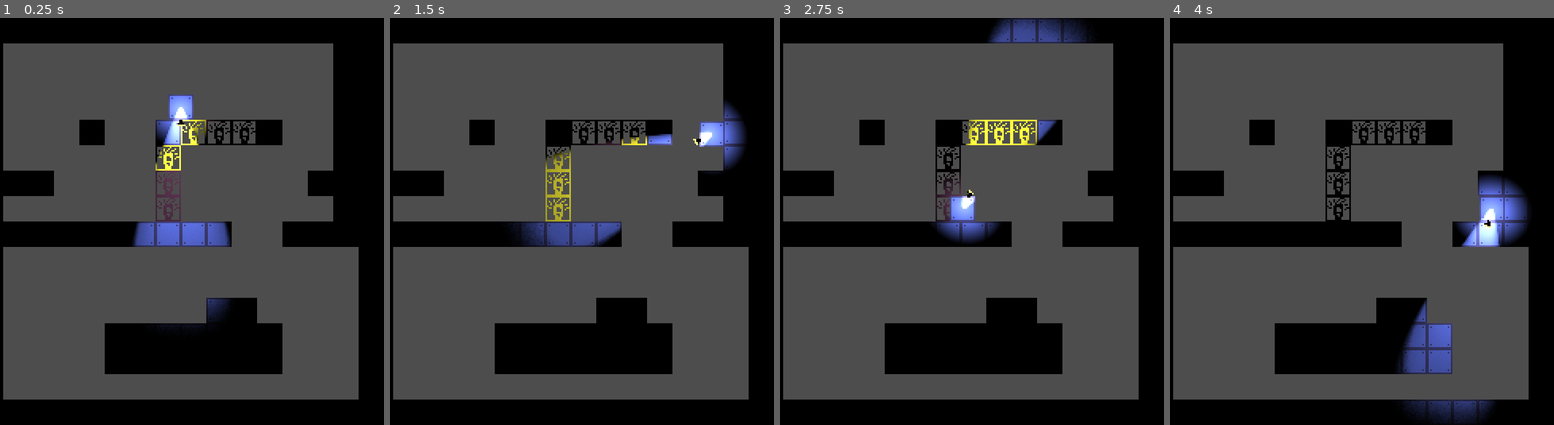
Above: before the commit, frames 1-4 (left to right).
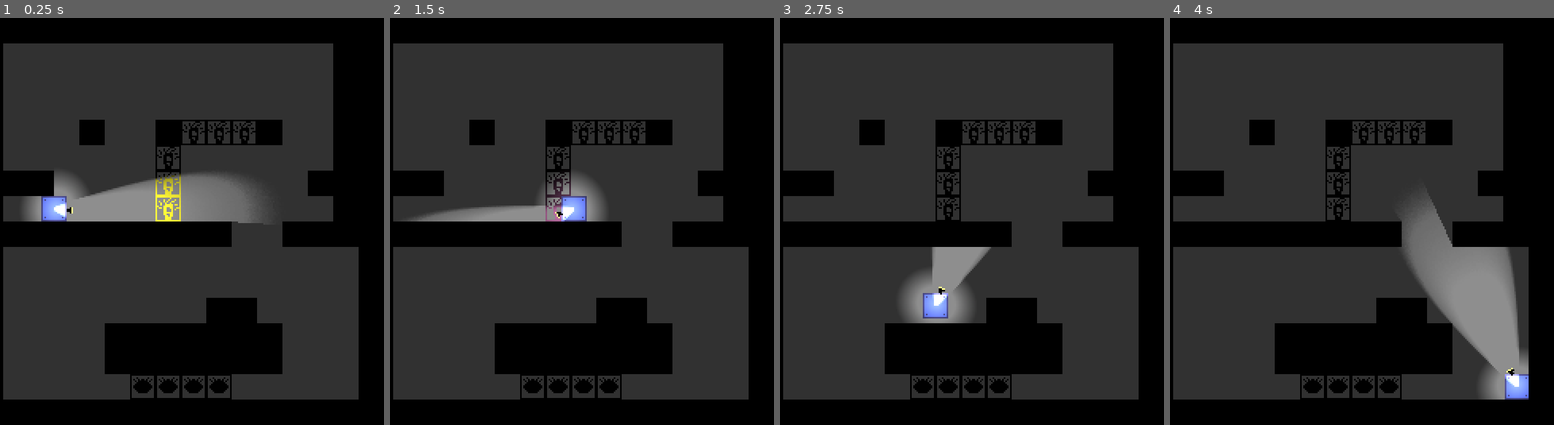
Above: after the commit, the same moments.

Repository: DylanPerry2098/ScreenTear
Game: Godot game, scene res://scenes/levels/test_room.tscn
Same seed, same stepped clock (60 frames per second), same inputs: the game is played once before the commit and once after it.
Inputs (mouse positions are in pixels of both pictures, inside the frame that each line leads up to):
- Up to frame 1 (0.25 s): no input
- Up to frame 2 (1.5 s): tap Enter at 0.5 s; move the mouse to (658, 201) at 0.52 s; hold D (move_right) from 0.53 s (still down); tap E (interact) at 0.6, 1.35 s; tap Space (jump) at 0.77 s; move the mouse to (489, 241) at 1.27 s
- Up to frame 3 (2.75 s): tap Space (jump) at 1.52 s; move the mouse to (1002, 131) at 2.02 s; release D (move_right) at 2.03 s; hold A (move_left) from 2.03 s (still down); tap E (interact) at 2.1 s
- Up to frame 4 (4 s): move the mouse to (1331, 302) at 2.77 s; release A (move_left) at 2.78 s; hold D (move_right) from 2.78 s (still down); tap E (interact) at 2.85, 3.6 s; tap Space (jump) at 3.02, 3.77 s; move the mouse to (1473, 282) at 3.52 s

The runs differ from the first frame. In frame 1, 64% of the frame differs, in the area x 0-94%, y 6-94%; in frame 2, 65%; in frame 3, 65%; in frame 4, 66%, in the area x 0-94%, y 6-100%.

Commit message:
impermenant blocks & fancy lighting

Diff:
--- a/scenes/characters/player.tscn
+++ b/scenes/characters/player.tscn
@@ -81,4 +81,6 @@
 rotation = -3.1415925
 scale = Vector2(0.18611793, 0.2064088)
 energy = 1.85
+shadow_enabled = true
+shadow_color = Color(0, 0, 0, 0.74509805)
 texture = ExtResource("11_2l4js")
--- a/scenes/gizmos/flashlight.tscn
+++ b/scenes/gizmos/flashlight.tscn
@@ -11,6 +11,8 @@
 [node name="PointLight2D" type="PointLight2D" parent="." unique_id=21381727]
 scale = Vector2(0.25, 0.25)
 energy = 4.5
+shadow_enabled = true
+shadow_color = Color(0, 0, 0, 1)
 texture = ExtResource("1_n646v")
 offset = Vector2(300, -5)
 
--- a/scenes/levels/test_room.tscn
+++ b/scenes/levels/test_room.tscn
@@ -4,6 +4,8 @@
 [ext_resource type="Texture2D" uid="uid://cimod6todc0ct" path="res://assets/physical_block.png" id="2_knmjg"]
 [ext_resource type="PackedScene" uid="uid://beyip80fsaqxw" path="res://scenes/characters/player.tscn" id="3_gyqsl"]
 [ext_resource type="Texture2D" uid="uid://ded8qt6oksnny" path="res://assets/dark_light_block.png" id="3_knmjg"]
+[ext_resource type="Texture2D" uid="uid://2tnhi35ip01" path="res://assets/impermenant.png" id="4_asmw1"]
+[ext_resource type="Texture2D" uid="uid://bh5mvh4mcrglb" path="res://assets/impermenant_seen.png" id="5_sa601"]
 
 [sub_resource type="TileSetAtlasSource" id="TileSetAtlasSource_knmjg"]
 texture = ExtResource("1_anjkr")
@@ -11,9 +13,13 @@
 0:0/0/physics_layer_0/polygon_0/points = PackedVector2Array(-8, -8, 8, -8, 8, 8, -8, 8)
 0:0/0/physics_layer_1/polygon_0/points = PackedVector2Array(-8, -8, 8, -8, 8, 8, -8, 8)
 
+[sub_resource type="OccluderPolygon2D" id="OccluderPolygon2D_asmw1"]
+polygon = PackedVector2Array(-8, -8, 8, -8, 8, 8, -8, 8)
+
 [sub_resource type="TileSetAtlasSource" id="TileSetAtlasSource_oqbmf"]
 texture = ExtResource("2_knmjg")
 0:0/0 = 0
+0:0/0/occlusion_layer_0/polygon_0/polygon = SubResource("OccluderPolygon2D_asmw1")
 0:0/0/physics_layer_0/polygon_0/points = PackedVector2Array(-8, -8, 8, -8, 8, 8, -8, 8)
 
 [sub_resource type="TileSetAtlasSource" id="TileSetAtlasSource_asmw1"]
@@ -21,22 +27,42 @@
 0:0/0 = 0
 0:0/0/physics_layer_1/polygon_0/points = PackedVector2Array(-8, -8, 8, -8, 8, 8, -8, 8)
 
+[sub_resource type="TileSetAtlasSource" id="TileSetAtlasSource_ff50h"]
+texture = ExtResource("4_asmw1")
+0:0/0 = 0
+0:0/0/physics_layer_1/polygon_0/points = PackedVector2Array(-8, -8, 8, -8, 8, 8, -8, 8)
+
+[sub_resource type="TileSetAtlasSource" id="TileSetAtlasSource_s3biy"]
+texture = ExtResource("5_sa601")
+0:0/0 = 0
+0:0/0/physics_layer_0/polygon_0/points = PackedVector2Array(-8, -8, 8, -8, 8, 8, -8, 8)
+0:0/0/physics_layer_1/polygon_0/points = PackedVector2Array(-8, -8, 8, -8, 8, 8, -8, 8)
+
 [sub_resource type="TileSet" id="TileSet_i31h3"]
+occlusion_layer_0/light_mask = 1
+occlusion_layer_0/sdf_collision = true
 physics_layer_0/collision_layer = 1
 physics_layer_1/collision_layer = 8
 physics_layer_1/collision_mask = 8
 sources/1 = SubResource("TileSetAtlasSource_oqbmf")
 sources/0 = SubResource("TileSetAtlasSource_knmjg")
 sources/2 = SubResource("TileSetAtlasSource_asmw1")
+sources/4 = SubResource("TileSetAtlasSource_s3biy")
+sources/3 = SubResource("TileSetAtlasSource_ff50h")
 
 [node name="TestRoom" type="Node2D" unique_id=2089002660]
 
+[node name="ColorRect" type="ColorRect" parent="." unique_id=1516038014]
+offset_right = 256.0
+offset_bottom = 256.0
+color = Color(1, 1, 1, 0.3647059)
+
 [node name="TileMapLayer" type="TileMapLayer" parent="." unique_id=1719518811]
-tile_map_data = PackedByteArray("AAAAAAgAAQAAAAAAAAABAAgAAQA …(1648 unchanged characters)… AAAAAAAAJAAsAAQAAAAAAAAAKAAsAAQAAAAAAAAA=")
+tile_map_data = PackedByteArray("AAAAAAgAAQAAAAAAAAABAAgAAQA …(1648 unchanged characters)… AAAAAAAAJAAsAAQAAAAAAAAAKAAsAAQAAAAAAAAAGAA4AAwAAAAAAAAAHAA4AAwAAAAAAAAAIAA4AAwAAAAAAAAAJAA4AAwAAAAAAAAA=")
 tile_set = SubResource("TileSet_i31h3")
 
 [node name="CanvasModulate" type="CanvasModulate" parent="." unique_id=676089084]
 color = Color(0, 0, 0, 1)
 
 [node name="Player" parent="." unique_id=366328777 instance=ExtResource("3_gyqsl")]
-position = Vector2(128, 48)
+position = Vector2(48, 120)
--- a/scripts/player/flashlight.gd
+++ b/scripts/player/flashlight.gd
@@ -26,7 +26,6 @@
 	var halfDegreeCone = round(float(degreeCone)/2)
 	for deg in range(-halfDegreeCone,halfDegreeCone+1,5):
 		_newCast = RayCast2D.new()
-		_newCast.set_collision_mask_value(Layers.PhysicsLayer.PHYSICAL, false)
 		_newCast.set_collision_mask_value(Layers.PhysicsLayer.LIGHT_BLOCK, true)
 		# _newCast.hit_from_inside = true
 		_newCast.target_position = Vector2(flashlight_length,0)
@@ -87,8 +86,10 @@
 			var tilemap := collider as TileMapLayer
 			var collision_point := cr.get_collision_point() + Vector2(1,0).rotated(get_parent().rotation)
 			var tile_coords := tilemap.local_to_map(collision_point)
-			if tilemap.get_cell_source_id(tile_coords) == 2 or tilemap.get_cell_source_id(tile_coords) == 0:
+			var source_id := tilemap.get_cell_source_id(tile_coords)
+			if source_id in [0,2,3,4]:
 				_new_lit_up_tiles[tile_coords] = (collider as TileMapLayer)
+
 
 
 	for tile_coords in _new_lit_up_tiles:
@@ -96,11 +97,19 @@
 			continue
 		else: # Tile needs to be lit up
 			var tilemap := _new_lit_up_tiles[tile_coords]
-			tilemap.set_cell(tile_coords, 0, Vector2.ZERO)
+			var source_id := tilemap.get_cell_source_id(tile_coords)
+			match source_id:
+				2: tilemap.set_cell(tile_coords, 0, Vector2.ZERO)
+				3: tilemap.set_cell(tile_coords, 4, Vector2.ZERO)
+				_: pass
 
 	for tile_coords in _lit_up_tiles: # Tile needs to be turned off
 		if tile_coords not in _new_lit_up_tiles:
 			var tilemap := _lit_up_tiles[tile_coords]
-			tilemap.set_cell(tile_coords, 2, Vector2.ZERO)
+			var source_id := tilemap.get_cell_source_id(tile_coords)
+			match source_id:
+				0: tilemap.set_cell(tile_coords, 2, Vector2.ZERO)
+				4: tilemap.set_cell(tile_coords, -1, Vector2.ZERO)
+				_: pass
 
 	_lit_up_tiles = _new_lit_up_tiles
Binary file added: assets/impermenant.png
Not shown, added: assets/impermenant.png.import
Binary file added: assets/impermenant_seen.png
Not shown, added: assets/impermenant_seen.png.import
